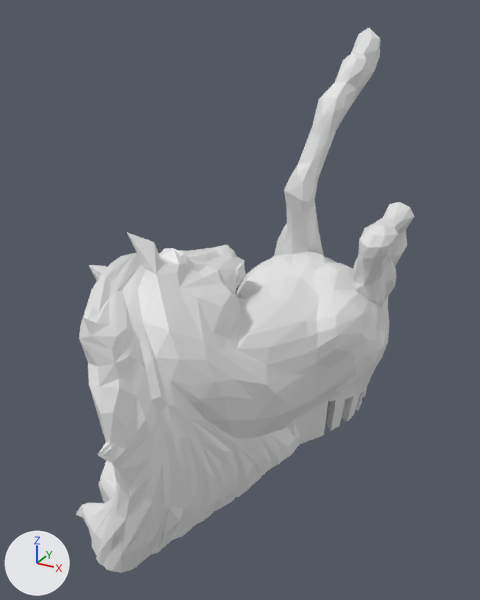
Renders of the Blender file stl/pegasus.blend from each side of a commit.
The view is the same before and after, from a camera (50 mm lens) standing at (121.0, -330.0, 193.0) and looking at (-5.0, -102.0, 79.0). Arrows for +X, +Y and +Z are at lower left; the lights stay in place.

The scene before the commit, as lines of its bpy script (objects in view):
```python
ob_cube = bpy.data.objects.new('Cube', me_cube_006)
ob_cube.location = (-0.00179, -9.575, 38.53)
ob_cube.scale = (2.0, 10.0, 10.0)
ob_pcb = bpy.data.objects.new('pcb', me_pcb)
ob_pcb.location = (0.0, 0.0, 0.0)
ob_pcb.rotation_euler = (1.571, 0.0, -1.571)  # degrees (90, 0, -90)
ob_pegasus = bpy.data.objects.new('Pegasus', me_body)
ob_pegasus.location = (0.0, -140.0, 0.0)
ob_pegasus.scale = (50.0, 50.0, 50.0)
ob_wings = bpy.data.objects.new('Wings', me_wings)
ob_wings.parent = ob_pegasus
ob_wings.location = (0.0, 2.117, 0.0)
```
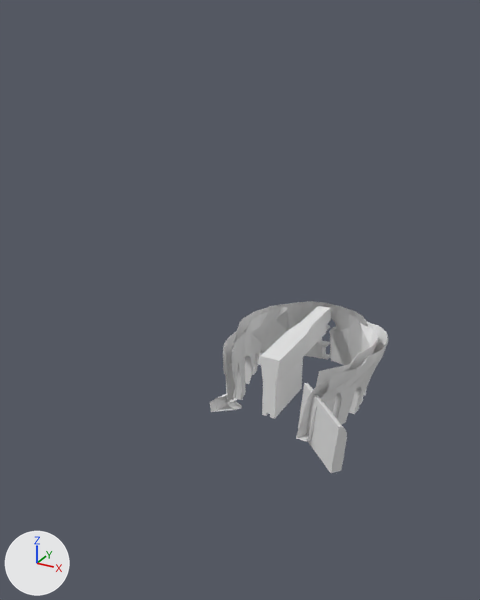
Not drawn themselves, but carrying or shaping drawn objects: ob_cube, ob_pcb_mount, ob_pcb, ob_test_cube, ob_pcb_1, ob_wings, ob_cylinder.

Where the change shows, as pixel boxes [x1, y1, x2, y2] in the pictures (480 x 600 px):
'Pegasus', reshaped, modifiers changed (47% narrower, 68% shorter): before [76, 28, 415, 573]; after [210, 301, 388, 473]

Edits to the bpy script that builds the scene:
```text
Add me_body_001:
    me_body_001.from_pydata(...)  # 112 vertices, 66 faces; spans x 0.218..0.951, y 0.988..2.407, z -0.129..0.547
Change ob_pegasus:
    add _m = ob_pegasus.modifiers.new('Boolean Mic Cylinder', 'BOOLEAN')
    add _m.object = ob_cylinder
    add _m.operation = 'UNION'
    add _m = ob_pegasus.modifiers.new('Boolean PCB Mount', 'BOOLEAN')
    add _m.object = ob_pcb_mount
    add _m.operation = 'UNION'
    add _m.solver = 'FLOAT'
    add _m = ob_pegasus.modifiers.new('Boolean PCB', 'BOOLEAN')
    add _m.object = ob_pcb_1
    add _m = ob_pegasus.modifiers.new('Boolean Eye Hook', 'BOOLEAN')
    add _m.object = ob_eye_hook
    add _m.operation = 'UNION'
    add _m = ob_pegasus.modifiers.new('Boolean Test Cube', 'BOOLEAN')
    add _m.object = ob_test_cube
    add _m.operation = 'INTERSECT'
    add _m.solver = 'FLOAT'
    remove _m = ob_pegasus.modifiers.new('Boolean.005', 'BOOLEAN')
    remove _m.object = ob_eye_hook
    remove _m.operation = 'UNION'
    remove _m = ob_pegasus.modifiers.new('Boolean.006', 'BOOLEAN')
    remove _m.object = ob_support1
    remove _m.operation = 'UNION'
    remove _m = ob_pegasus.modifiers.new('Boolean.007', 'BOOLEAN')
    remove _m.object = ob_support2
    remove _m.operation = 'UNION'
    remove _m = ob_pegasus.modifiers.new('Boolean.001', 'BOOLEAN')
    remove _m = ob_pegasus.modifiers.new('Boolean.002', 'BOOLEAN')
    remove _m.object = ob_cube
    remove _m.operation = 'UNION'
    remove _m = ob_pegasus.modifiers.new('Boolean.003', 'BOOLEAN')
    remove _m.object = ob_pcb
Change ob_wings:
    ob_wings: bpy.data.objects.new('Wings', me_wings) -> bpy.data.objects.new('Wings', me_body_001)
    ob_wings.matrix_parent_inverse: Matrix(((1.0, 0.0, 0.0, 0.0), (0.0, 1.0, 0.0, -1.0), (0.0, 0.0, 1.0, 0.0), (0.0, 0.0, 0.0, 1.0))) -> Matrix(((0.02, 0.0, 0.0, 0.0), (0.0, 0.02, 0.0, 2.8), (0.0, 0.0, 0.02, 0.0), (0.0, 0.0, 0.0, 1.0)))
    ob_wings.location: (0.0, 2.117, 0.0) -> (0.0, -140.0, 0.0)
    ob_wings.scale: (1.0, 1.0, 1.0) -> (50.0, 50.0, 50.0)
    where _m = ob_wings.modifiers.new('Mirror', 'MIRROR')
    remove _m.use_mirror_merge = False
Remove ob_cube:
    ob_cube = bpy.data.objects.new('Cube', me_cube_006)
Change ob_pcb:
    ob_pcb.rotation_euler: (1.571, 0.0, -1.571) -> (0.0, 0.0, 0.0)  # degrees (90, 0, -90) -> degrees (0, 0, 0)
Add ob_pcb_1:
    ob_pcb_1 = bpy.data.objects.new('PCB', me_pcb_1)  # 2640 vertices, 5324 faces; spans x -7.1..4.7, y -138.2..7.0, z -0.2..33.0
    ob_pcb_1.parent = ob_pegasus
    ob_pcb_1.location = (0.0, 4.5, 0.0)
Add ob_test_cube:
    ob_test_cube = bpy.data.objects.new('Test Cube', me_cube_005)  # a box spanning x -1170.0..1514.0, y -1499.0..1000.0, z -1000.0..490.0
    ob_test_cube.parent = ob_pegasus
    ob_test_cube.location = (-0.254, -23.3, 21.95)
    ob_test_cube.scale = (0.0373, 0.0373, 0.0373)
Add ob_cylinder:
    ob_cylinder = bpy.data.objects.new('Cylinder', me_cylinder_001)  # a 32-sided cylinder along z spanning x -1185.0..1168.0, y -1176.0..1176.0, z -656.0..355.0
    ob_cylinder.parent = ob_pegasus
    ob_cylinder.location = (-0.689, 0.926, 27.95)
    ob_cylinder.rotation_euler = (-1.571, 0.0, 0.0)  # degrees (-90, 0, 0)
    ob_cylinder.scale = (0.00601, 0.00601, 0.00601)
Add ob_pcb_mount:
    ob_pcb_mount = bpy.data.objects.new('PCB Mount', me_pcb_mount)  # 62 vertices, 52 faces; spans x -318.0..255.0, y -2868.0..4846.0, z 71.0..1953.0; modifiers BOOLEAN
    ob_pcb_mount.parent = ob_pegasus
    ob_pcb_mount.location = (-0.226, -102.2, 6.149)
    ob_pcb_mount.scale = (0.0192, 0.0192, 0.0192)
```
